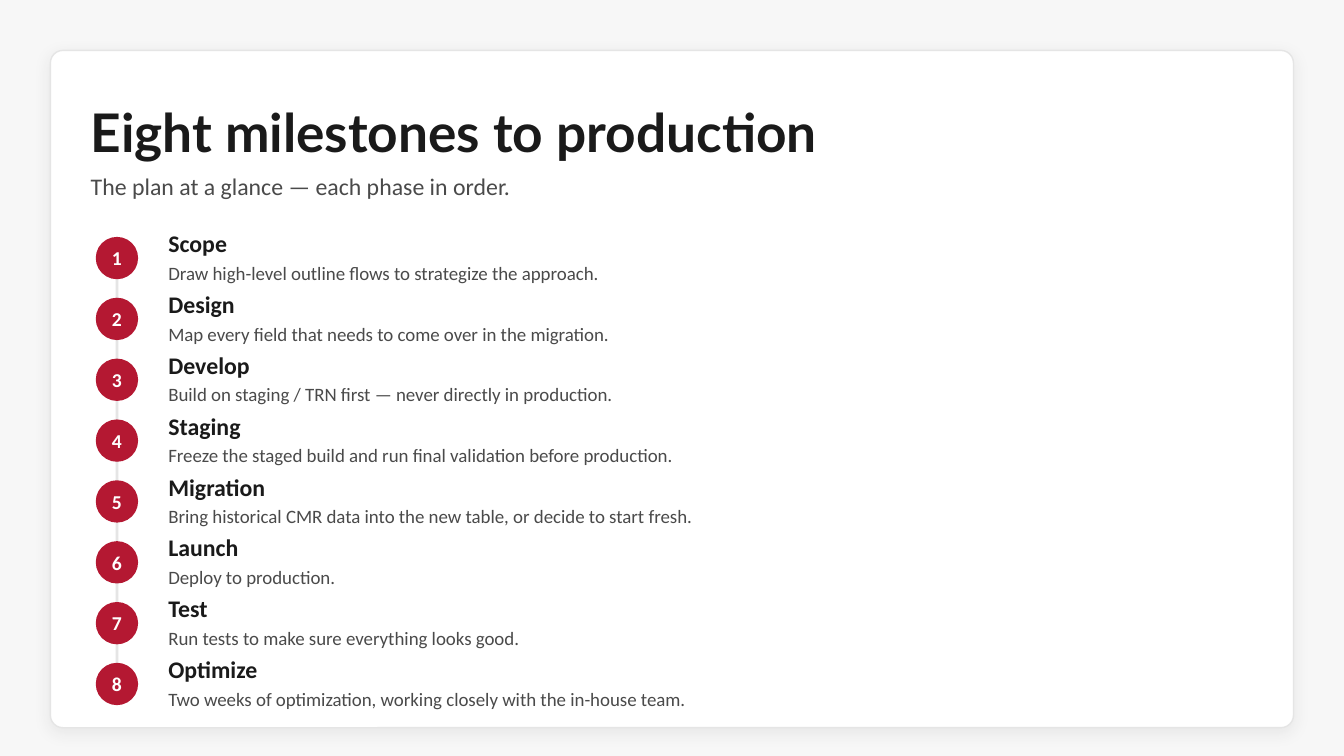
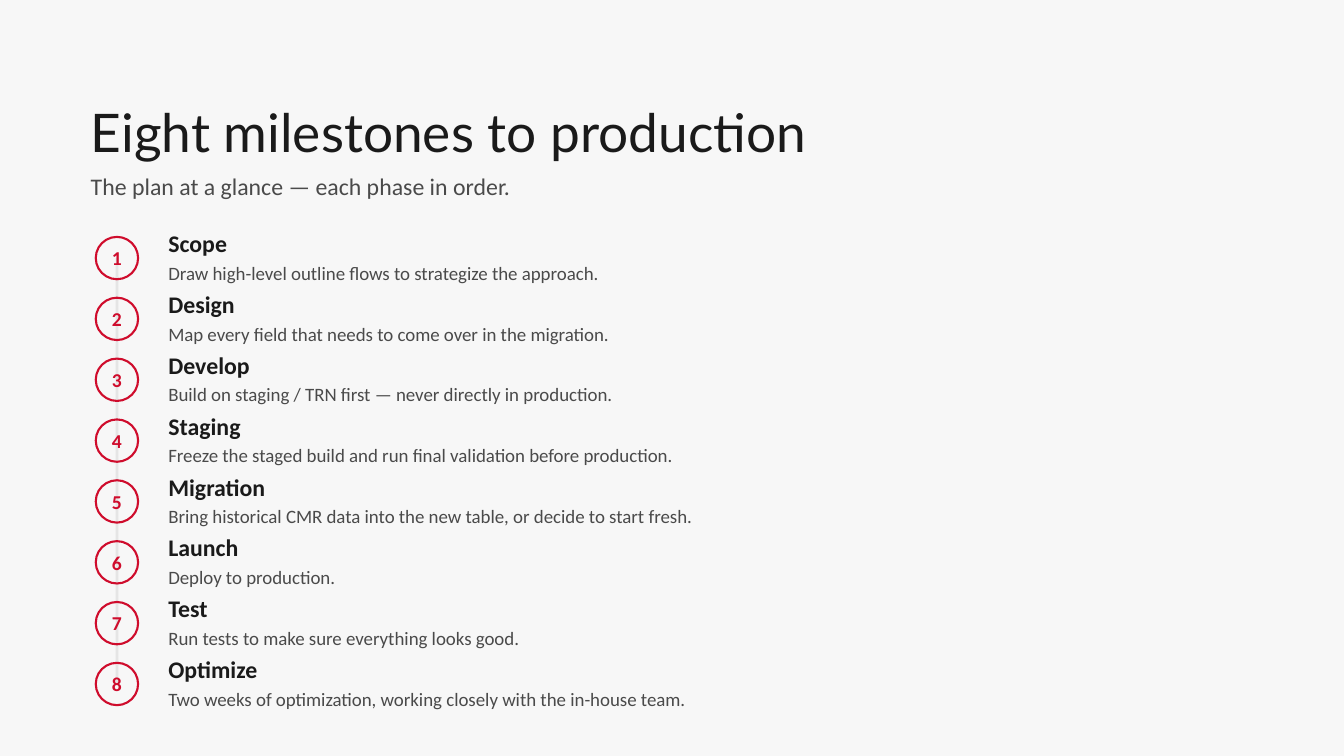
Before and after one commit to Enflite/eCMRs, a slide deck: slide 2 of docs/presentations/eCMRs_plan.pptx. Drawn at 1344x756 pixels with LibreOffice and Linux fonts; fonts in the diff are those of the drawing. Boxes give left, top, right and bottom in pixels: in the first picture for what was removed or moved away, otherwise in the second. Text is boxed around its words. In the diff, an @@ line names an element or a change of style, - is before the commit and + after.

```diff
--- a/docs/presentations/eCMRs_plan.pptx
+++ b/docs/presentations/eCMRs_plan.pptx
@@ rounded rectangle removed at (50, 50, 1294, 728) @@
@@ text "Eight milestones to production" at (91, 112, 806, 162): bold off @@
@@ text colour #FFFFFF to #CF0C2C in 8 elements at (112, 252, 122, 265), (112, 313, 122, 326), (112, 374, 122, 387), (112, 435, 122, 448), (112, 496, 122, 509), (112, 556, 122, 570), (112, 617, 122, 630), (112, 677, 122, 691) @@
@@ fill #B41832 to none; outline none to #CF0C2C 1.5 pt in 8 elements at (96, 237, 138, 279), (96, 297, 138, 340), (96, 359, 138, 401), (96, 419, 138, 462), (96, 480, 138, 522), (96, 541, 138, 584), (96, 602, 138, 644), (96, 663, 138, 706) @@
```
Also in this commit, not shown: 12 other slides changed, 2 other files.
